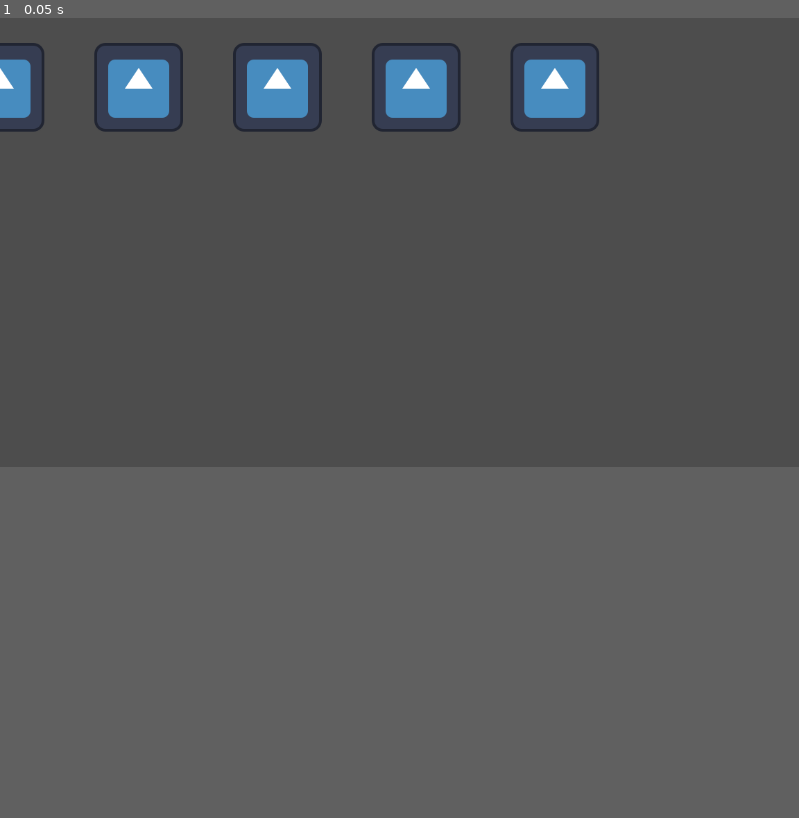
Above: before the commit, frame 1.
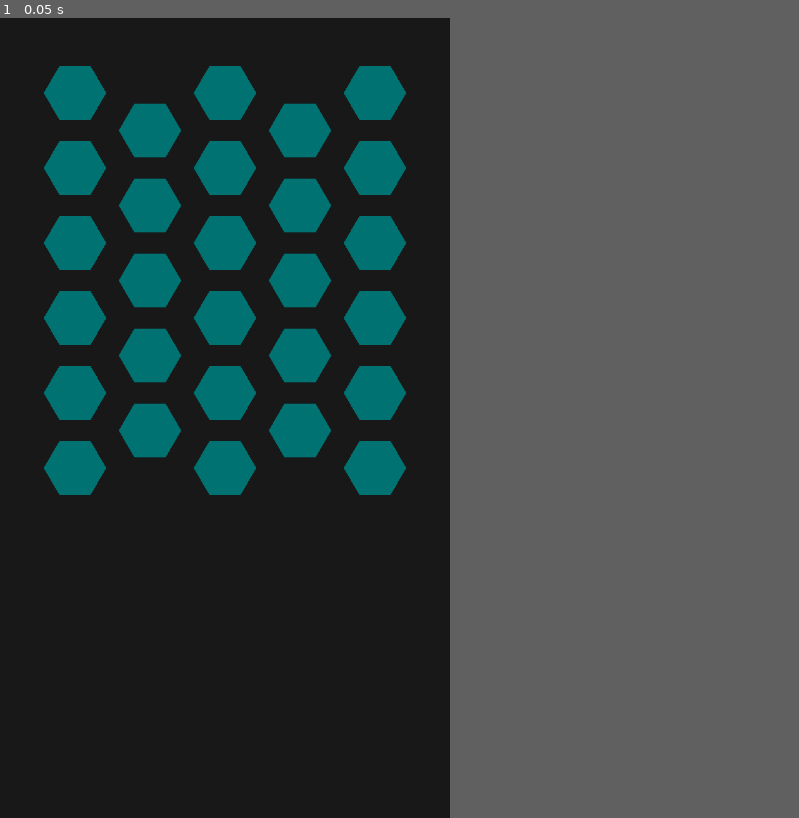
Above: after the commit, the same moment.

Repository: leighpauls/ttfe-
Game: Godot game, scene res://Game.tscn
The game is run twice, just before and just after one commit, with the same random seed, the same clock (stepped at 60 frames per second) and the same inputs. The engine's default icon, where the game draws it, is replaced by a stand-in: a white triangle on a blue panel in a dark square.
Inputs:
- Up to frame 1 (0.05 s): no input
In our replay, the window is 799x449 before the commit and 450x800 after it. These sizes can differ from the game's own. Grey fills any space a smaller window leaves; there, only what the larger window draws over its background counts as a difference.

The runs differ from the first frame. In frame 1, 33% of the frame differs, in the area x 0-75%, y 0-60%.

Commit message:
render the grid of bricks

Diff:
--- a/Brick.gd
+++ b/Brick.gd
@@ -1,11 +1,15 @@
 class_name Brick
-extends Sprite2D
+extends Polygon2D
+
+const WIDTH = 5
+const HEIGHT = 6
+const SPACING = 120.0
 
 signal clicked(brick: Brick, mouse_position: Vector2)
 signal hovered(brick: Brick)
 
-var brick_id: int
 var _line: Line
+var _grid_position: Vector2i
 
 func _ready():
 	_line = $Line
@@ -13,17 +17,27 @@
 func _unhandled_input(event):
 	if event is InputEventMouseButton:
 		var mouse_position = event.get_position()
+
 		if (event.is_pressed()
-	 	  and event.get_button_index() == MOUSE_BUTTON_LEFT
-		  and get_rect().has_point(to_local(mouse_position))):
+		  and event.get_button_index() == MOUSE_BUTTON_LEFT
+		  and _is_on_brick(mouse_position)):
 			clicked.emit(self, mouse_position)
 
 		if event.is_released():
 			_line.set_visible(false)
 
-	if (event is InputEventMouseMotion
-	  and get_rect().has_point(to_local(event.get_position()))):
+	if event is InputEventMouseMotion and _is_on_brick(event.get_position()):
 		hovered.emit(self)
+
+func set_grid_position(grid_position: Vector2i):
+	_grid_position = grid_position
+	var y_offset
+	if grid_position.x % 2 == 0:
+		y_offset = Vector2.ZERO
+	else:
+		y_offset = Vector2(0, SPACING / 2)
+
+	set_position(Vector2(SPACING/2, SPACING/2) + SPACING * _grid_position + y_offset)
 
 func draw_line_target(target_position: Vector2):
 	_line.set_visible(true)
@@ -31,3 +45,6 @@
 
 func hide_line():
 	_line.set_visible(false)
+
+func _is_on_brick(point: Vector2):
+	return Geometry2D.is_point_in_polygon(to_local(point), self.get_polygon())
--- a/Brick.tscn
+++ b/Brick.tscn
@@ -1,11 +1,12 @@
-[gd_scene load_steps=4 format=3 uid="uid://b3qnaj4ngqqan"]
+[gd_scene load_steps=3 format=3 uid="uid://b3qnaj4ngqqan"]
 
-[ext_resource type="Texture2D" uid="uid://ckc1nx2gmxddl" path="res://icon.svg" id="1_5xgjt"]
 [ext_resource type="Script" path="res://Brick.gd" id="2_0ffmt"]
 [ext_resource type="Script" path="res://Line.gd" id="3_imkud"]
 
-[node name="brick" type="Sprite2D"]
-texture = ExtResource("1_5xgjt")
+[node name="brick" type="Polygon2D"]
+z_index = 2
+color = Color(0, 0.447059, 0.447059, 1)
+polygon = PackedVector2Array(-25, -43, 25, -43, 50, 2.08165e-12, 25, 43, -25, 43, -50, 2.08165e-12)
 script = ExtResource("2_0ffmt")
 
 [node name="Line" type="Polygon2D" parent="."]
--- a/Game.gd
+++ b/Game.gd
@@ -1,22 +1,26 @@
 extends Node2D
 
-var Brick = preload('res://Brick.tscn')
+var brick_scene = preload('res://Brick.tscn')
 
 var selected_bricks: Array[Brick] = []
 
+var grid: Dictionary = {} # Vector2i to Brick
+
 # Called when the node enters the scene tree for the first time.
 func _ready():
-	for x in range(5):
-		var new_brick: Brick = Brick.instantiate()
-		new_brick.position = Vector2(x*200, 100)
-		new_brick.brick_id = x
-		new_brick.clicked.connect(_on_brick_clicked)
-		new_brick.hovered.connect(_on_brick_hovered)
+	for x in range(Brick.WIDTH):
+		for y in range(Brick.HEIGHT):
+			if x % 2 == 1 and y == Brick.HEIGHT - 1:
+				continue
+			var grid_position = Vector2i(x, y)
+			var new_brick: Brick = brick_scene.instantiate()
+			new_brick.set_grid_position(grid_position)
+			new_brick.clicked.connect(_on_brick_clicked)
+			new_brick.hovered.connect(_on_brick_hovered)
 
-		add_child(new_brick)
+			$Background.add_child(new_brick)
 
 func _on_brick_clicked(brick: Brick, mouse_position: Vector2):
-	print('brick clicked: ' + var_to_str(brick.brick_id))
 	selected_bricks = [brick]
 	selected_bricks[-1].draw_line_target(mouse_position)
 
--- a/Game.tscn
+++ b/Game.tscn
@@ -4,3 +4,9 @@
 
 [node name="game" type="Node2D"]
 script = ExtResource("1_euh0g")
+
+[node name="Background" type="Polygon2D" parent="."]
+z_index = -999
+position = Vector2(60, 60)
+color = Color(0.0980392, 0.0980392, 0.0980392, 1)
+polygon = PackedVector2Array(-60, -60, 660, -60, 660, 1220, -60, 1220)
--- a/Line.gd
+++ b/Line.gd
@@ -1,9 +1,8 @@
 extends Polygon2D
 class_name Line
 
-
 func set_target(target_point: Vector2):
-	var delta = target_point - get_global_transform().get_origin()
+	var delta = get_parent().to_local(target_point)
 
 	var distance = delta.length()
 	var angle = delta.angle()
--- a/project.godot
+++ b/project.godot
@@ -15,6 +15,12 @@
 config/features=PackedStringArray("4.2", "GL Compatibility")
 config/icon="res://icon.svg"
 
+[display]
+
+window/size/viewport_width=720
+window/size/viewport_height=1280
+window/handheld/orientation=1
+
 [rendering]
 
 renderer/rendering_method="gl_compatibility"
